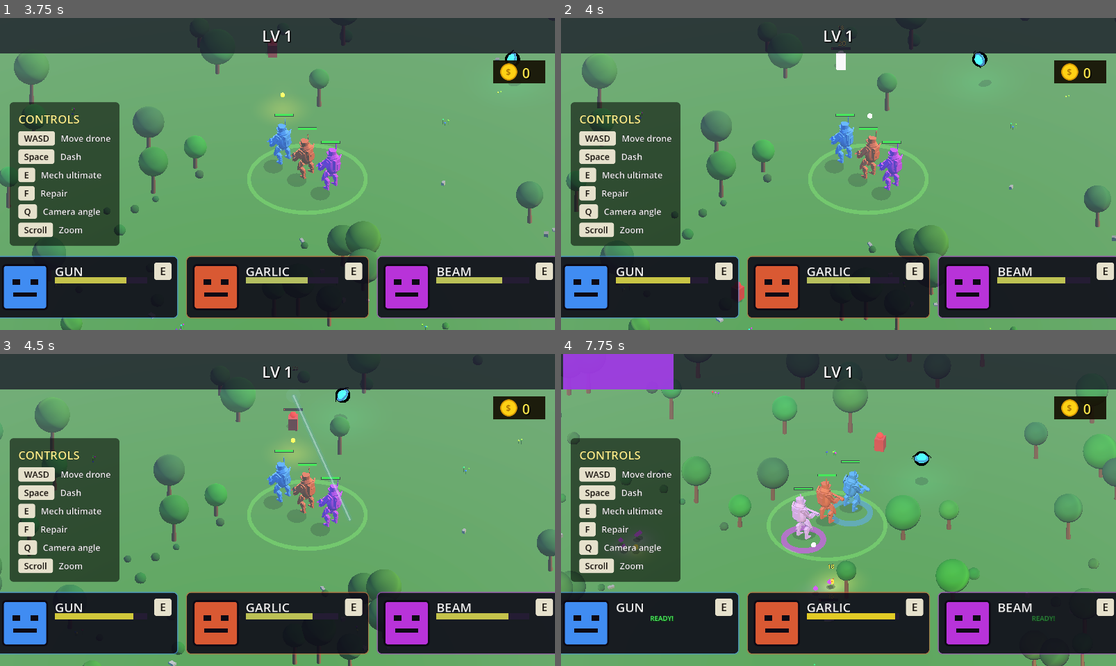
Above: before the commit, frames 1-4 (two rows, left to right).
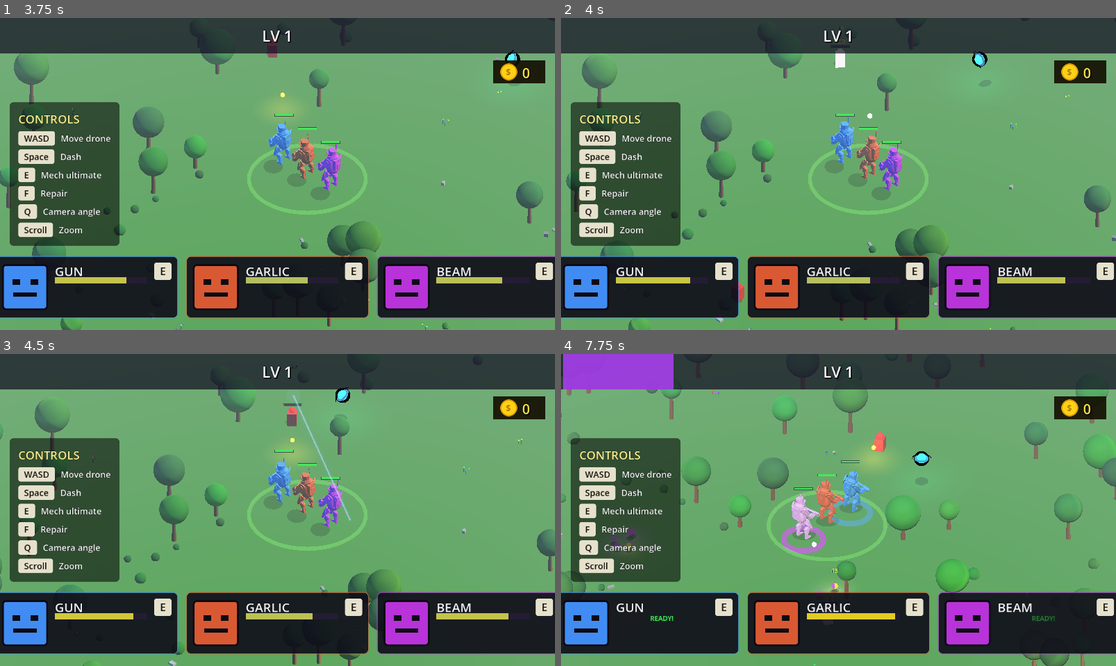
Above: after the commit, the same moments.

Repository: Jojjo1010/MechGame
Game: Godot game, scene res://scenes/game/Game.tscn
Same seed, same stepped clock (60 frames per second), same inputs: the game is played once before the commit and once after it.
Inputs (mouse positions are in pixels of both pictures, inside the frame that each line leads up to):
- Up to frame 1 (3.75 s): tap Enter at 0.5 s; move the mouse to (399, 158) at 0.52 s; hold D 0.53-1.25 s; tap Q at 0.6 s; click (399, 158) at 0.67 s; tap Space at 0.77 s; drag from (166, 189) to (249, 236) at 1.27 s; move the mouse to (333, 105) at 2.02 s; hold D 2.03-2.75 s; tap F at 2.1 s; drag from (249, 236) to (111, 127) at 2.77 s; move the mouse to (444, 220) at 3.52 s; hold A from 3.53 s (still down); tap E at 3.6 s
- Up to frame 2 (4 s): keep holding A; tap Space at 3.77 s
- Up to frame 3 (4.5 s): release A at 4.25 s; drag from (111, 463) to (194, 432) at 4.27 s
- Up to frame 4 (7.75 s): move the mouse to (866, 510) at 5.02 s; hold S 5.03-5.75 s; tap Q at 5.1 s; click (866, 510) at 5.17 s; drag from (755, 432) to (727, 525) at 5.77 s; move the mouse to (960, 494) at 6.52 s; hold W 6.53-7.25 s; tap F at 6.6 s; tap Space at 6.77 s; drag from (727, 525) to (810, 572) at 7.27 s

Frame 1 is identical in both runs. In frame 2, less than 0.1% of the frame differs, in the area x 48-52%, y 6-17%; in frame 3, 0.2%; in frame 4, 0.7%, in the area x 9-60%, y 26-77%.

Commit message:
Give every weapon hit a small baseline knockback
All Gun/Garlic/Beam hits now apply a 4-force impulse so enemies feel a
bit of physicality on every shot. Punchy Rounds (force 14) stacks on top
for 18 total. Garlic ult shockwave is unchanged (still 38 + upgrades).

Co-Authored-By: Claude Opus 4.7 (1M context) <noreply@anthropic.com>

Diff:
--- a/scenes/mechs/weapons/BaseWeapon.gd
+++ b/scenes/mechs/weapons/BaseWeapon.gd
@@ -23,6 +23,7 @@
 var slow_duration:          float = 0.0   # seconds the slow lasts
 const DOT_DURATION:         float = 3.0
 const SPLASH_DAMAGE_FRAC:   float = 0.5   # splash deals 50% of base damage
+const BASE_KNOCKBACK:       float = 4.0   # small baseline kick every weapon hit applies
 
 # Ready-state ring (floating [E] label removed — panel button handles that)
 var _ready_ring: MeshInstance3D     = null
@@ -221,11 +222,11 @@
 		enemy.apply_dot(dot_dps, DOT_DURATION)
 	if slow_duration > 0.0 and slow_mult < 1.0 and enemy.has_method("apply_slow"):
 		enemy.apply_slow(slow_mult, slow_duration)
-	if knockback_force > 0.0 and enemy.has_method("apply_knockback"):
+	if enemy.has_method("apply_knockback"):
 		var dir := hit_dir
 		dir.y = 0.0
 		if dir.length_squared() > 0.001:
-			enemy.apply_knockback(dir.normalized() * knockback_force)
+			enemy.apply_knockback(dir.normalized() * (BASE_KNOCKBACK + knockback_force))
 	if splash_radius > 0.0:
 		var splash_dmg := dmg * SPLASH_DAMAGE_FRAC
 		for other in _enemies_in_radius(hit_pos, splash_radius):
